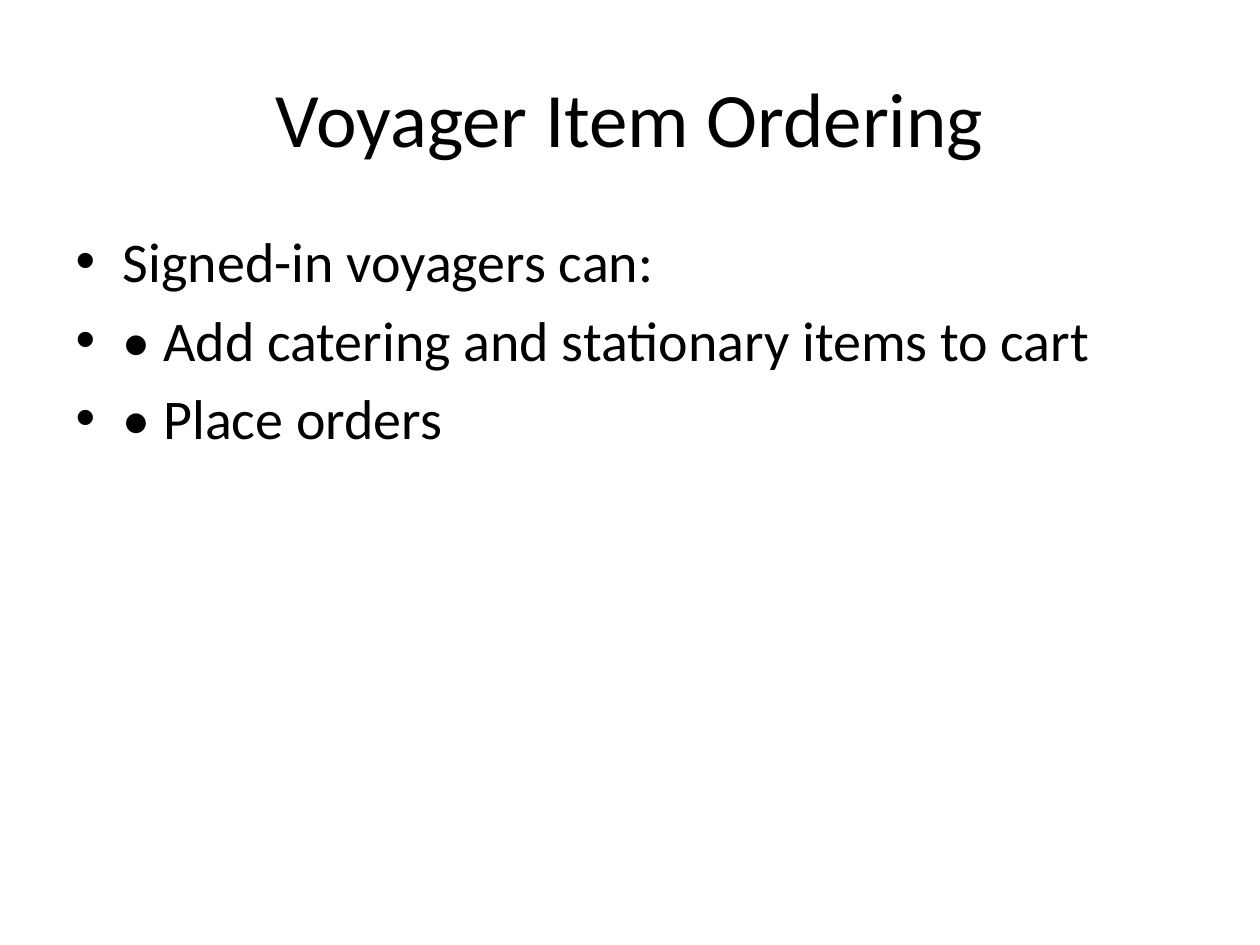
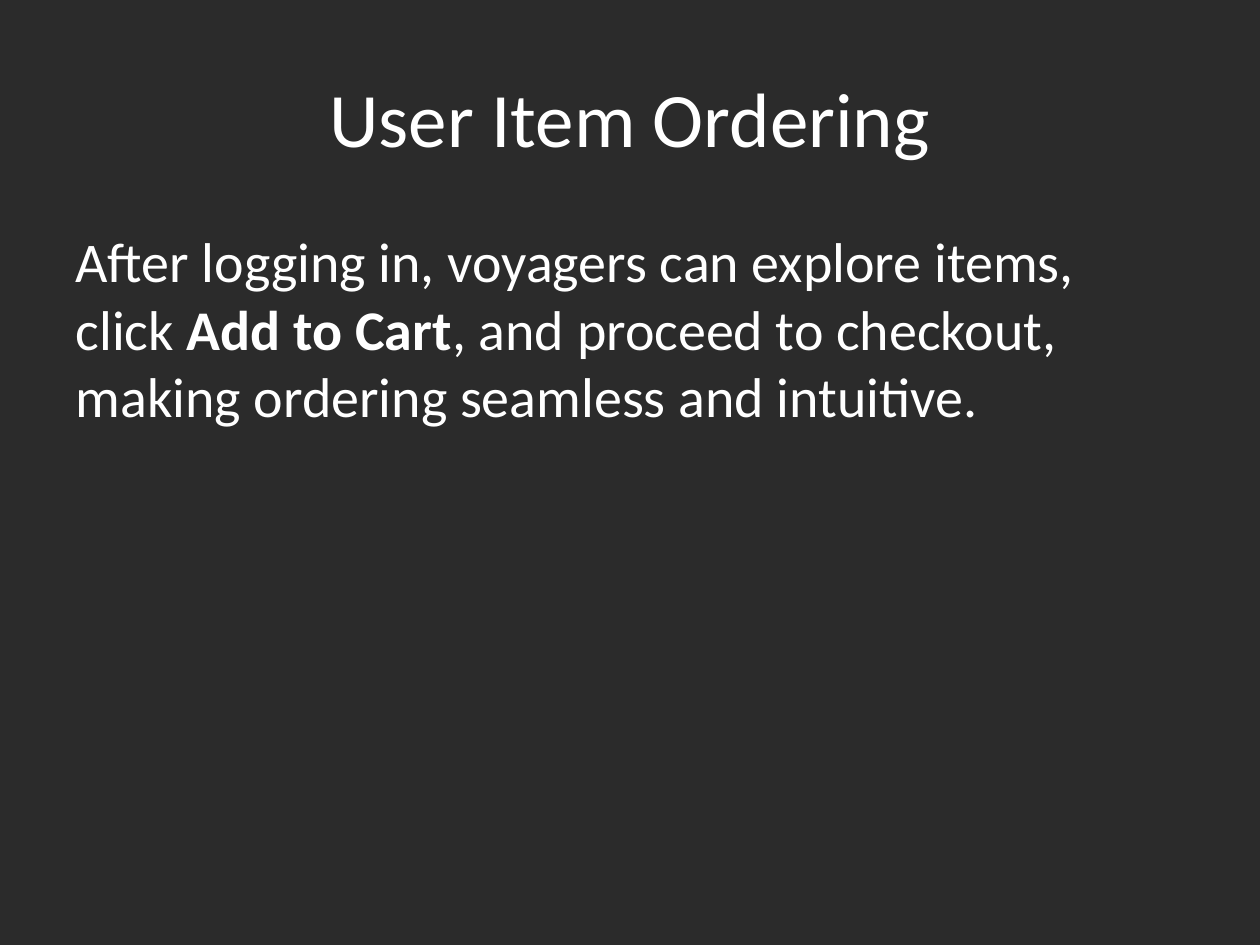
Before and after one commit to Debadrita-rgb/Cruise-Management, a slide deck: slide 5 of presentation/Aurelia_Cruise_Project_Presentation.pptx (slide 13 before the commit). Drawn at 1260x945 pixels with LibreOffice and Linux fonts; fonts in the diff are those of the drawing; background and template pictures are left out; a plain dark background stands for a picture behind light text. Boxes give left, top, right and bottom in pixels: in the first picture for what was removed or moved away, otherwise in the second. Text is boxed around its words. In the diff, an @@ line names an element or a change of style, - is before the commit and + after.

Commit message:
add slider from admin and user

```diff
--- a/presentation/Aurelia_Cruise_Project_Presentation.pptx
+++ b/presentation/Aurelia_Cruise_Project_Presentation.pptx
@@ background #FFFFFF to picture (left out) @@
@@ title at (329, 93, 929, 161): text changed; text colour #000000 to #FFFFFF @@
-Voyager Item Ordering
+User Item Ordering
@@ text at (76, 243, 1073, 427): text changed; text colour #000000 to #FFFFFF @@
-• Signed-in voyagers can:
-• • Add catering and stationary items to cart
-• • Place orders
+After logging in, voyagers can explore items, click Add to Cart, and proceed to checkout, making ordering seamless and intuitive.
```
Also in this commit, not shown: 23 other slides changed, 11 slides added, 1 slide removed, 30 other files.
